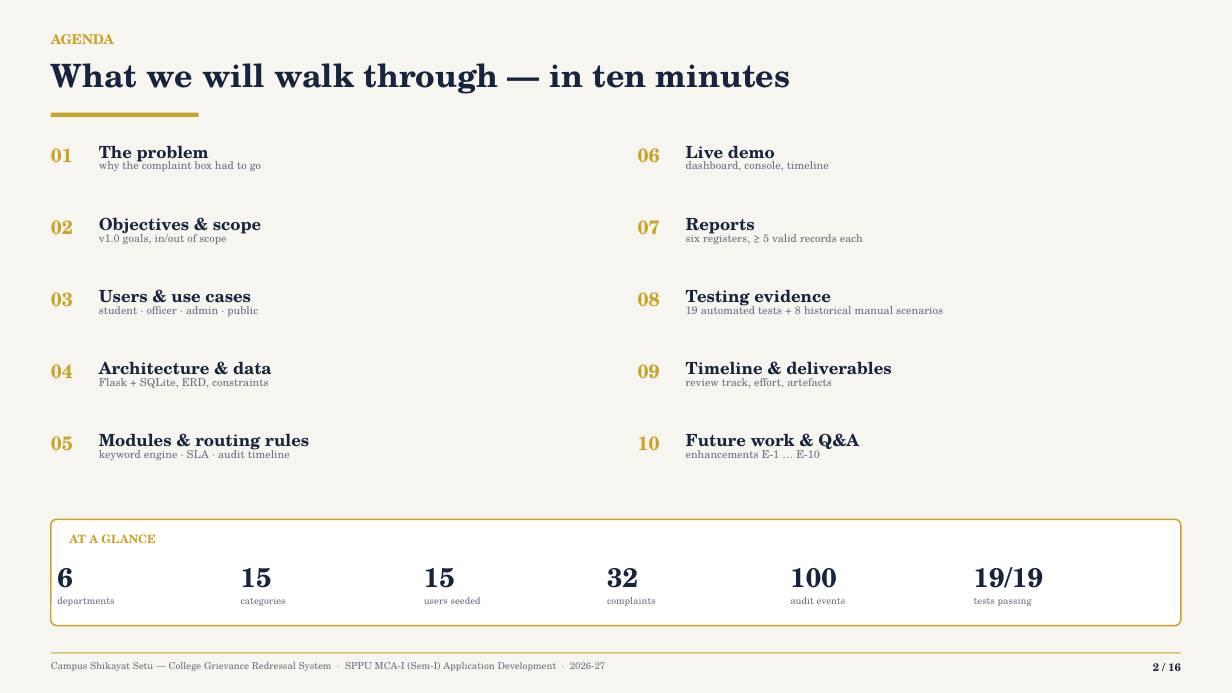
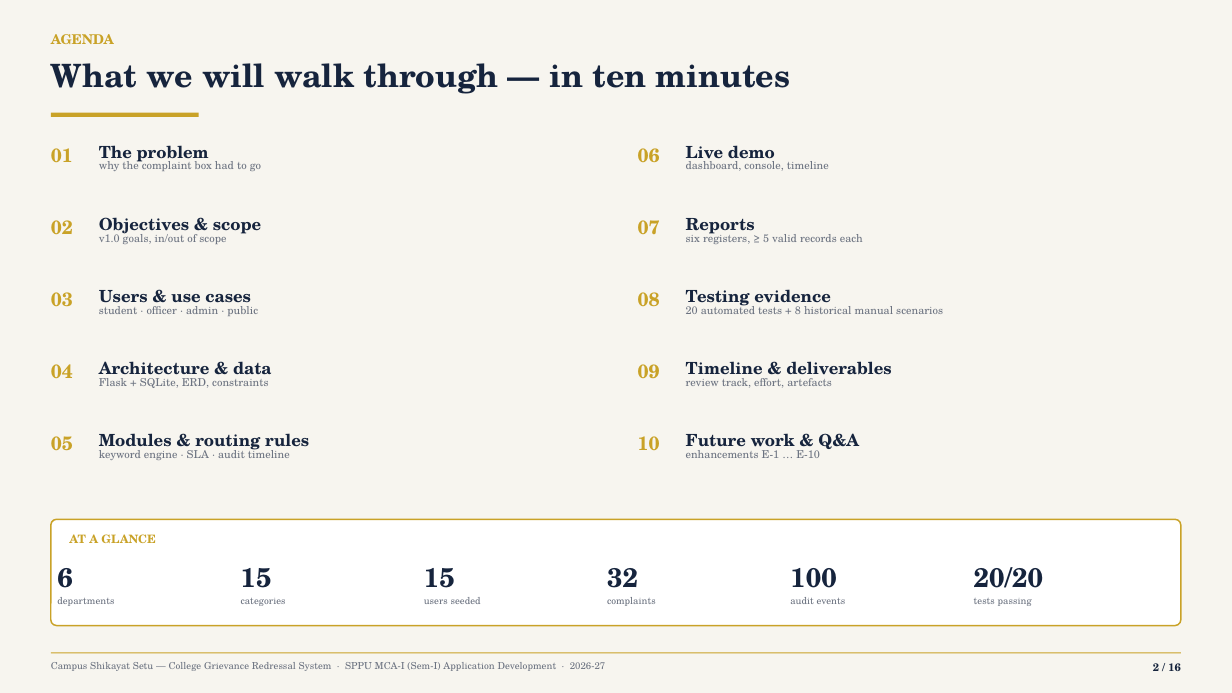
Before and after one commit to Yashwant-git392/Yashwant-git392, a slide deck: slide 2 of shikayat-setu/presentation/CampusShikayatSetu_MCA-Mini-Project_Review.pptx. Drawn at 1232x693 pixels with LibreOffice and Linux fonts; fonts in the diff are those of the drawing. Boxes give left, top, right and bottom in pixels: in the first picture for what was removed or moved away, otherwise in the second. Text is boxed around its words. In the diff, an @@ line names an element or a change of style, - is before the commit and + after.

```diff
--- a/shikayat-setu/presentation/CampusShikayatSetu_MCA-Mini-Project_Review.pptx
+++ b/shikayat-setu/presentation/CampusShikayatSetu_MCA-Mini-Project_Review.pptx
@@ text at <box>686,303,943,314</box>: text changed @@
-19 automated tests + 8 historical manual scenarios
+20 automated tests + 8 historical manual scenarios
@@ text at <box>974,567,1043,588</box>: text changed @@
-19/19
+20/20
```
Also in this commit, not shown: 10 other slides changed, 17 other files.
